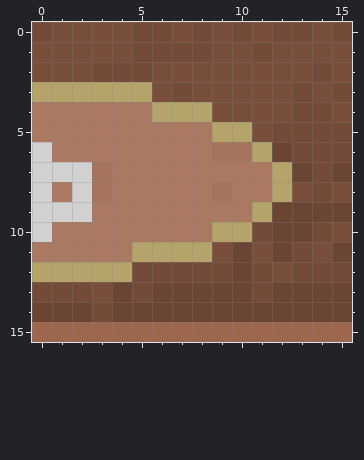
Two states of a pixel-art sprite, src/images/sprites/environments/desert/saloonSign2.png. This is how it looked before the edit.
The file is 16x16 pixels. Colours within 5 levels of each other are drawn and written as one.
After the commit:
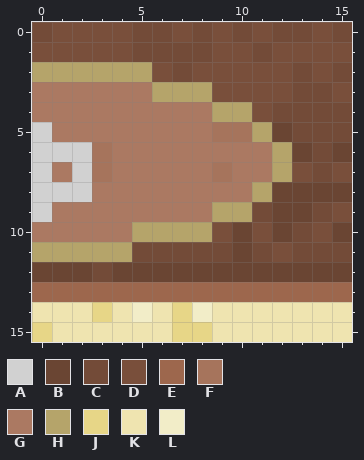
Palette (. is transparent): A #d1d1d1  B #6a4533  C #734b38  D #794f3b  E #9d674d  F #a6745c  G #ab7962  H #b5a46a  J #e7d687  K #efe4b0  L #f2edc8
The edit:
y 2: x 0..5 DDDCCC -> HHHHHH; x 7 D -> C; x 13..15 DCD -> CDC
y 3: x 0..8 HHHHHHDCD -> GGGGGGHHH; x 14..15 DC -> CD
y 4: x 6..10 HHHDD -> GGGHH; x 12 D -> C; x 15 D -> C
y 5: x 0 G -> A; x 9..12 HHDC -> FFHB
y 6: x 1..3 GGG -> AAF; x 9..13 FFHBC -> GGGHB; x 15 C -> B
y 7: x 1 A -> G; x 9 G -> F; x 13 B -> D; x 15 B -> D
y 8: x 1 G -> A; x 3 F -> G; x 9 F -> G; x 11..15 GHDCD -> HBBBB
y 9: x 1..2 AA -> GG; x 9..11 GGH -> HHC; x 14..15 BB -> CD
y 10: x 0 A -> G; x 5..11 GGGGHHC -> HHHHDBD; x 13..15 BCD -> CDB
y 11: x 0..9 GGGGGHHHHD -> HHHHHCCCCC; x 11..12 DB -> CD; x 14..15 DB -> CC
y 12: x 0..9 HHHHHCCCCC -> BBBCBBBBBB; x 11..15 CDCCC -> BBBBB
y 13: x 0..15 CCCDBCBBBBBCBBBB -> EEEEEEEEEEEEEEEE
y 14: x 0..15 BBBCBBBBBBBBBBBB -> KKKJKLKJLKKKKKKK
y 15: x 0..15 EEEEEEEEEEEEEEEE -> JKKKKKKJJKKKKKKK
Where, in picture pixels (left, top, right, bottom), the same in both pictures:
changed: (32, 62, 352, 342)
